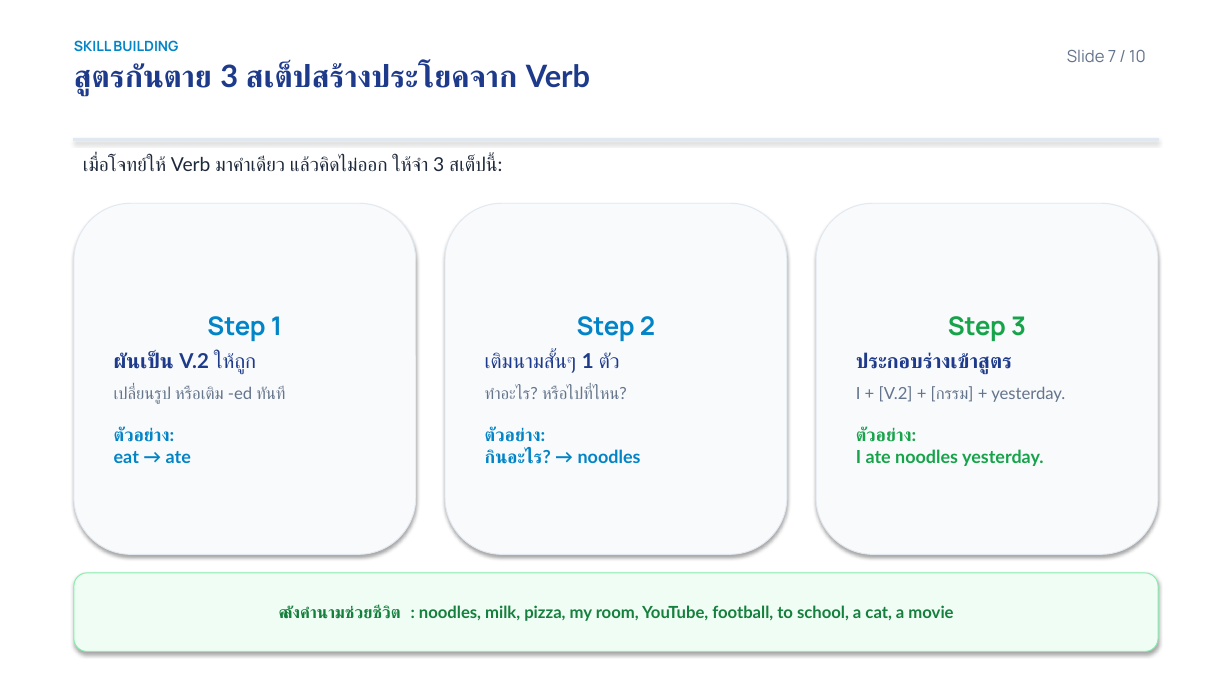
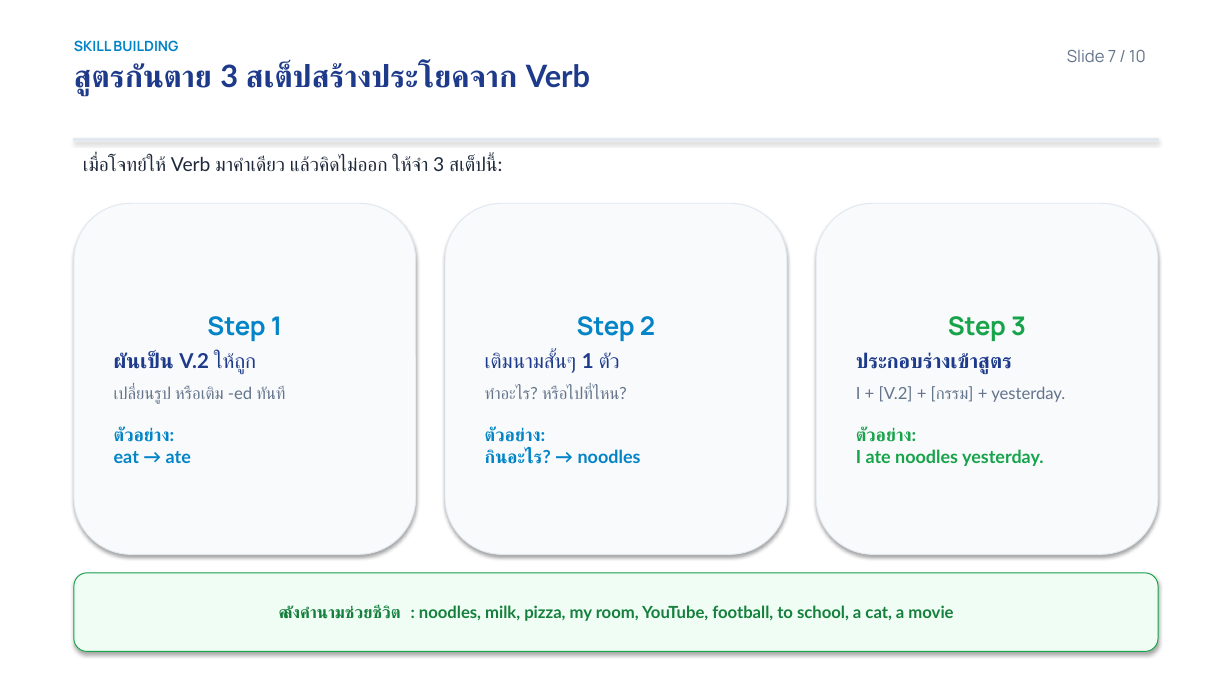
Before and after one commit to goragodyen-hub/PretestFinal, a slide deck: slide 7 of Past_Simple_Tense_Presentation.pptx. Drawn at 1232x693 pixels with LibreOffice and Linux fonts; fonts in the diff are those of the drawing. Boxes give left, top, right and bottom in pixels: in the first picture for what was removed or moved away, otherwise in the second. Text is boxed around its words. In the diff, an @@ line names an element or a change of style, - is before the commit and + after.

```diff
--- a/Past_Simple_Tense_Presentation.pptx
+++ b/Past_Simple_Tense_Presentation.pptx
@@ rectangle added at (x1=0, y1=0, x2=1232, y2=693), fill #FFFFFF @@
@@ rounded rectangle "💡 คลังคำนามช่วยชีวิต: noodles, milk, pizza, ..." at (x1=74, y1=573, x2=1158, y2=652): outline #86EFAC 0.75 pt to #16A34A 0.75 pt @@
```
Also in this commit, not shown: 7 other slides changed, 8 other files.
